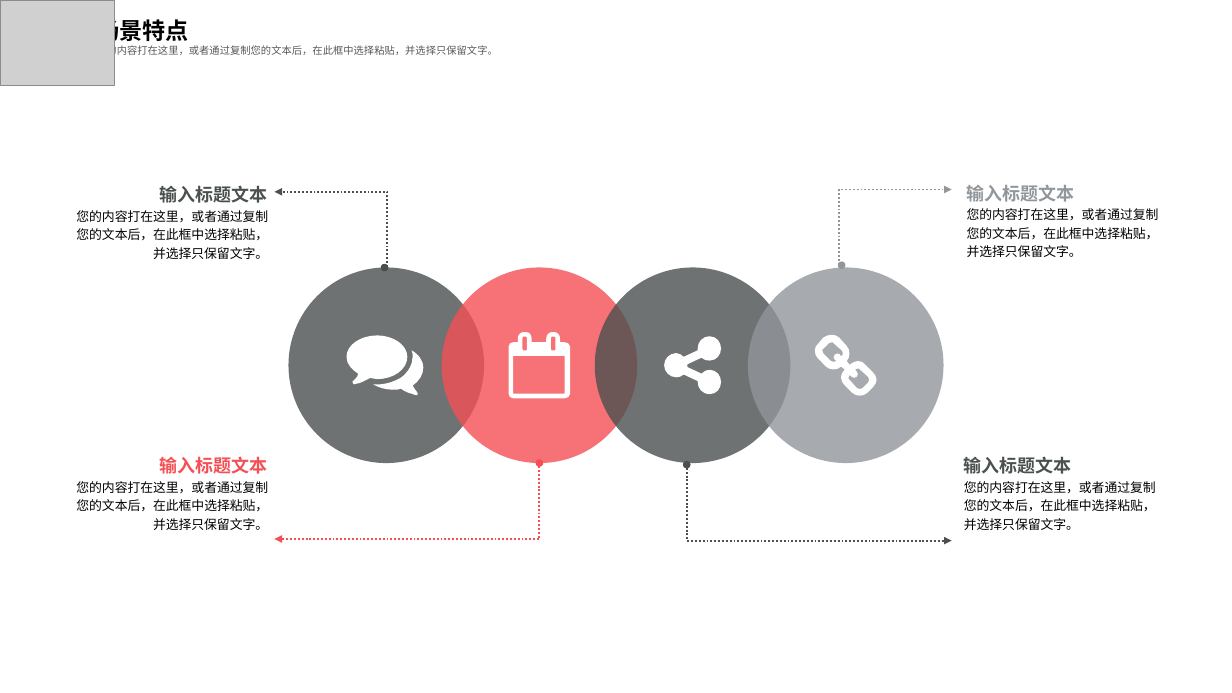
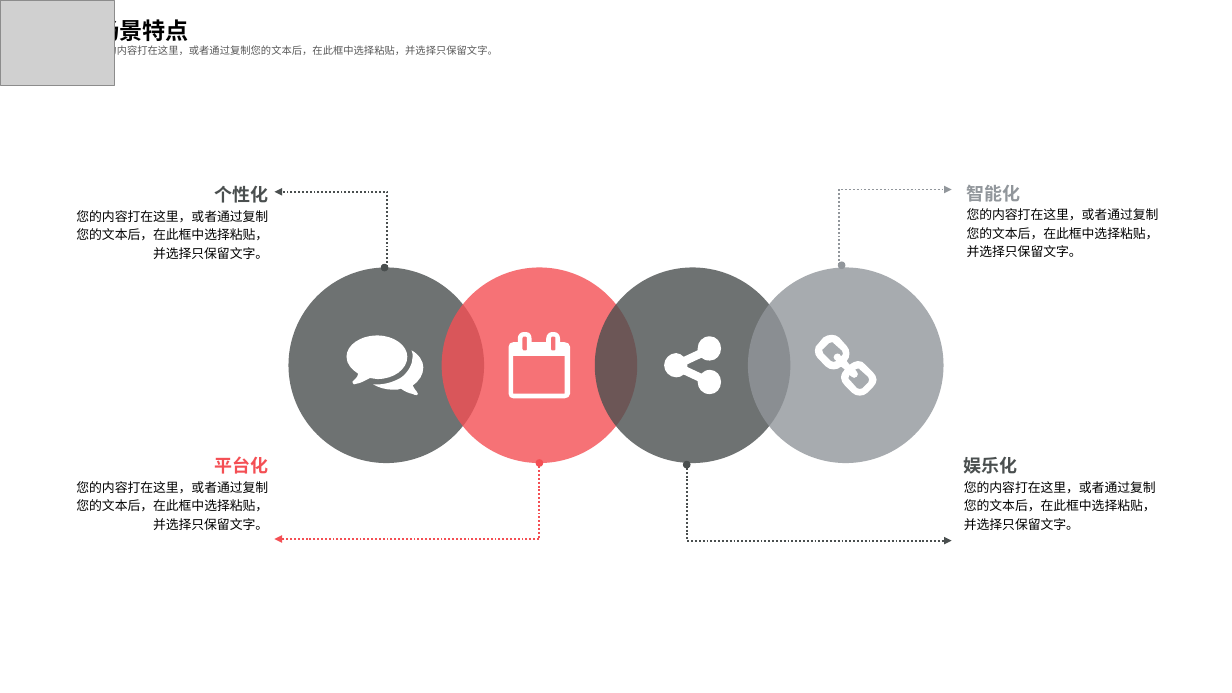
Before and after one commit to feiweihy/SpringCloud, a slide deck: slide 5 of documents/1-技术交流/中交金卡技术交流20190505.pptx. Drawn at 1232x693 pixels with LibreOffice and Linux fonts; fonts in the diff are those of the drawing; grey boxes stand for pictures. Boxes give left, top, right and bottom in pixels: in the first picture for what was removed or moved away, otherwise in the second. Text is boxed around its words. In the diff, an @@ line names an element or a change of style, - is before the commit and + after.

```diff
--- a/documents/1-技术交流/中交金卡技术交流20190505.pptx
+++ b/documents/1-技术交流/中交金卡技术交流20190505.pptx
@@ text at [214, 185, 268, 203]: text changed @@
-输入标题文本
+个性化
@@ text at [967, 185, 1021, 202]: text changed @@
-输入标题文本
+智能化
@@ text at [214, 456, 268, 474]: text changed @@
-输入标题文本
+平台化
@@ text at [964, 457, 1018, 474]: text changed @@
-输入标题文本
+娱乐化
```
Also in this commit, not shown: 11 other slides changed.
